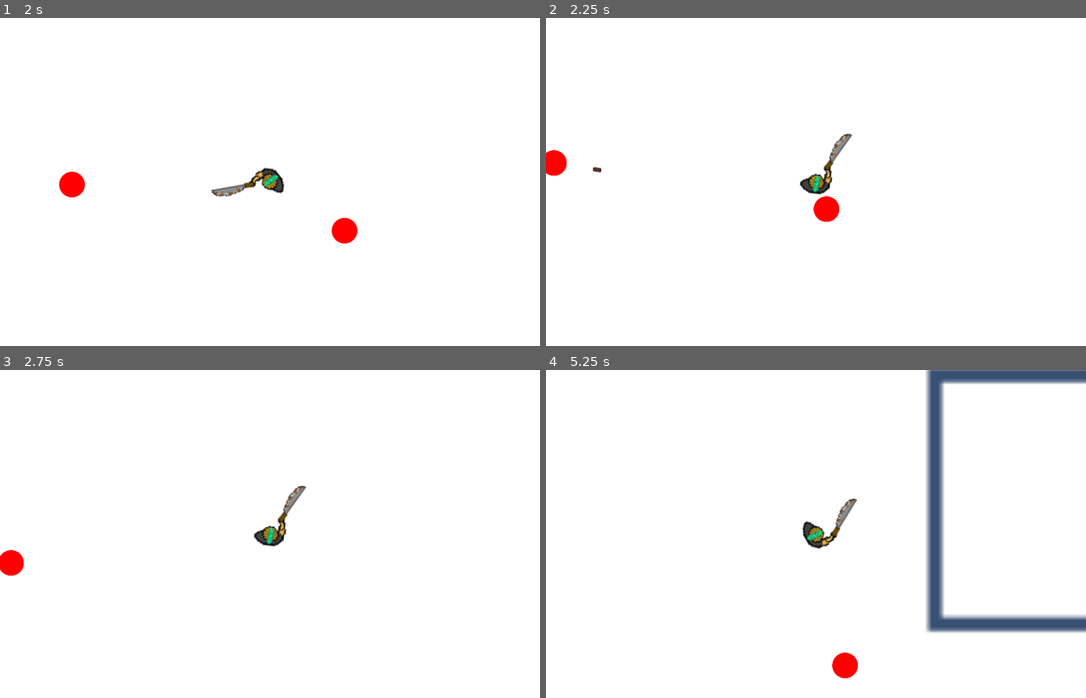
Above: before the commit, frames 1-4 (two rows, left to right).
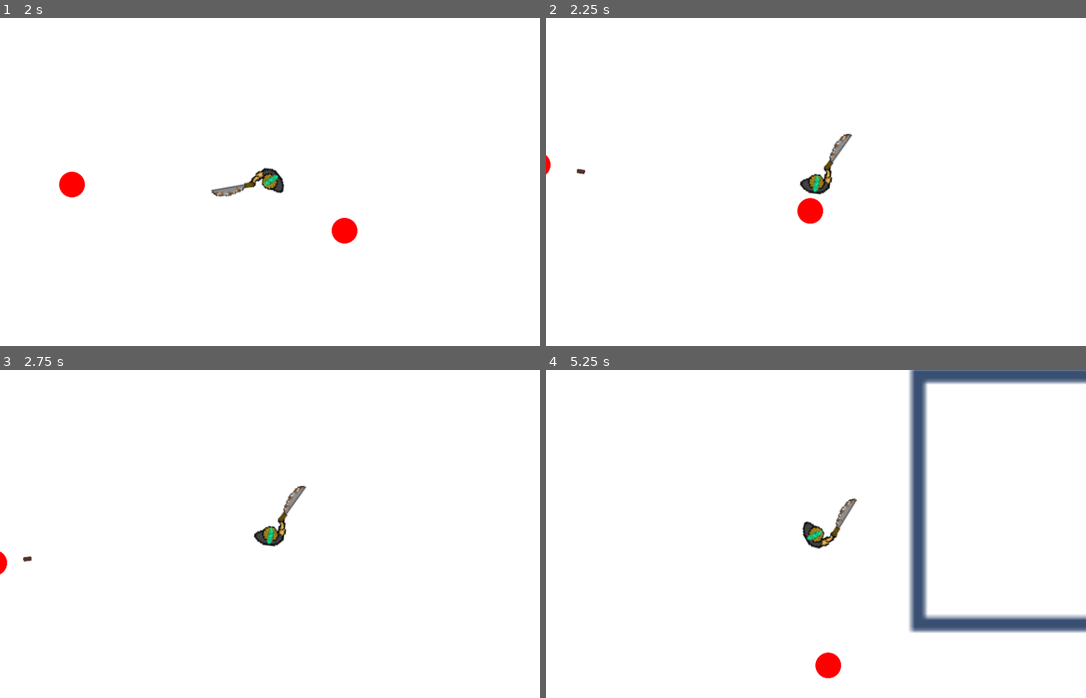
Above: after the commit, the same moments.

Repository: Phantonia/gamejam-2022
Game: Godot game, scene res://game.tscn
Same seed, same stepped clock (60 frames per second), same inputs: the game is played once before the commit and once after it.
Inputs (mouse positions are in pixels of both pictures, inside the frame that each line leads up to):
- Up to frame 1 (2 s): tap Enter at 0.5 s; move the mouse to (388, 165) at 0.52 s; hold D 0.53-1.28 s; click (388, 165) at 0.67 s; move the mouse to (162, 198) at 1.27 s; hold S from 1.28 s (still down)
- Up to frame 2 (2.25 s): move the mouse to (870, 109) at 2.02 s; release S at 2.03 s; hold D from 2.03 s (still down)
- Up to frame 3 (2.75 s): keep holding D
- Up to frame 4 (5.25 s): move the mouse to (789, 599) at 2.77 s; release D at 2.78 s; hold W 2.78-3.53 s; click (789, 599) at 2.92 s; move the mouse to (978, 583) at 3.52 s; hold A 3.53-5.03 s; tap Space at 4.25 s; move the mouse to (654, 484) at 4.27 s; move the mouse to (843, 534) at 5.02 s; hold S from 5.03 s (still down); click (843, 534) at 5.17 s

Frame 1 is identical in both runs. In frame 2, 0.8% of the frame differs, in the area x 0-55%, y 40-63%; in frame 3, 0.3%; in frame 4, 5.4%, in the area x 49-74%, y 0-95%.

Commit message:
Added Game Over screen

Diff:
--- /dev/null
+++ b/gameOver.gd
@@ -0,0 +1,20 @@
+extends Node2D
+
+
+# Declare member variables here. Examples:
+# var a = 2
+# var b = "text"
+
+
+# Called when the node enters the scene tree for the first time.
+func _ready():
+	pass # Replace with function body.
+
+func _input(event):
+	if event is InputEventKey:
+		print("RESTART")
+		get_tree().change_scene("res://game.tscn")
+
+# Called every frame. 'delta' is the elapsed time since the previous frame.
+#func _process(delta):
+#	pass
--- /dev/null
+++ b/gameOver.tscn
@@ -0,0 +1,19 @@
+[gd_scene load_steps=3 format=2]
+
+[ext_resource path="res://assets/background_game_over.png" type="Texture" id=1]
+[ext_resource path="res://gameOver.gd" type="Script" id=2]
+
+[node name="gameOver" type="Node2D"]
+script = ExtResource( 2 )
+
+[node name="BackgroundGameOver" type="Sprite" parent="."]
+position = Vector2( 439.667, 334.5 )
+scale = Vector2( 0.494074, 0.494074 )
+texture = ExtResource( 1 )
+
+[node name="RichTextLabel" type="RichTextLabel" parent="."]
+margin_left = 373.0
+margin_top = 237.0
+margin_right = 856.0
+margin_bottom = 670.0
+text = "Mission failed..."
--- a/nazi.tscn
+++ b/nazi.tscn
@@ -4,13 +4,13 @@
 [ext_resource path="res://nazi.gd" type="Script" id=2]
 
 [sub_resource type="CircleShape2D" id=1]
-radius = 50.1597
+radius = 50.3587
 
 [sub_resource type="CircleShape2D" id=2]
-radius = 2608.66
+radius = 2317.56
 
 [sub_resource type="CircleShape2D" id=3]
-radius = 65.9697
+radius = 50.1597
 
 [node name="nazi" type="KinematicBody2D"]
 script = ExtResource( 2 )
--- a/player.gd
+++ b/player.gd
@@ -24,6 +24,7 @@
 func _process(delta):
 	if hp <= 0:
 		print("DEAD")
+		get_tree().change_scene("res://gameOver.tscn")
 
 	movementInput = Vector2(0, 0)
 
Binary file added: assets/background_game_over.png
